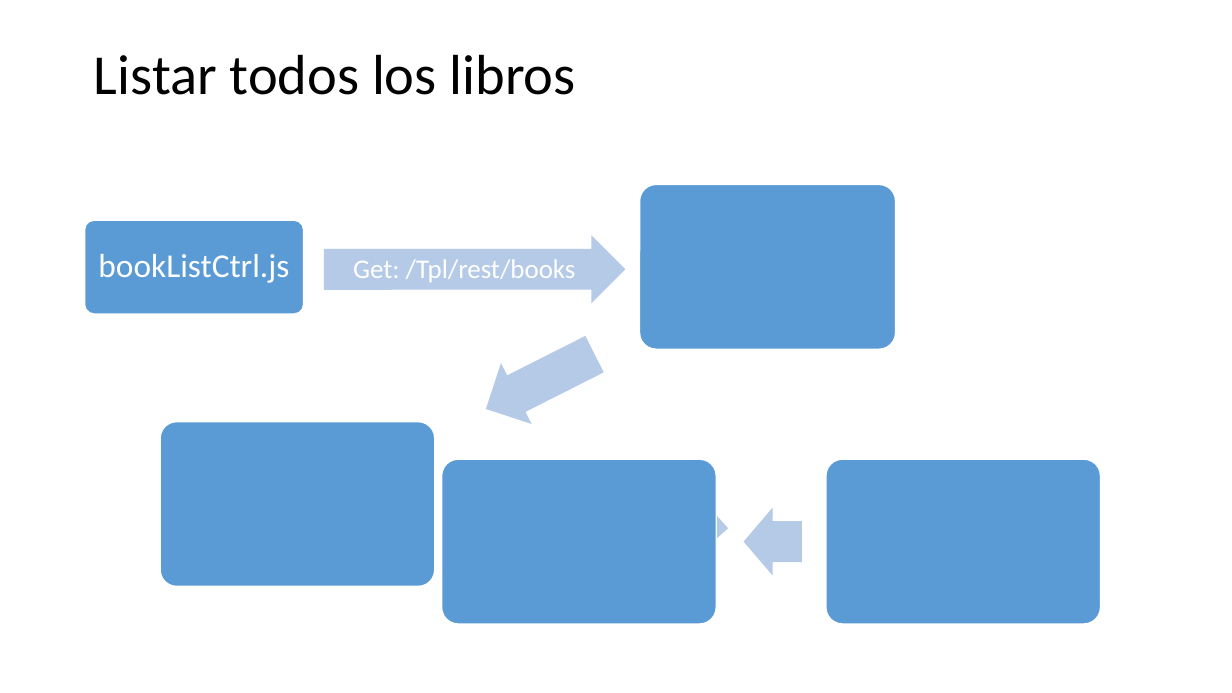
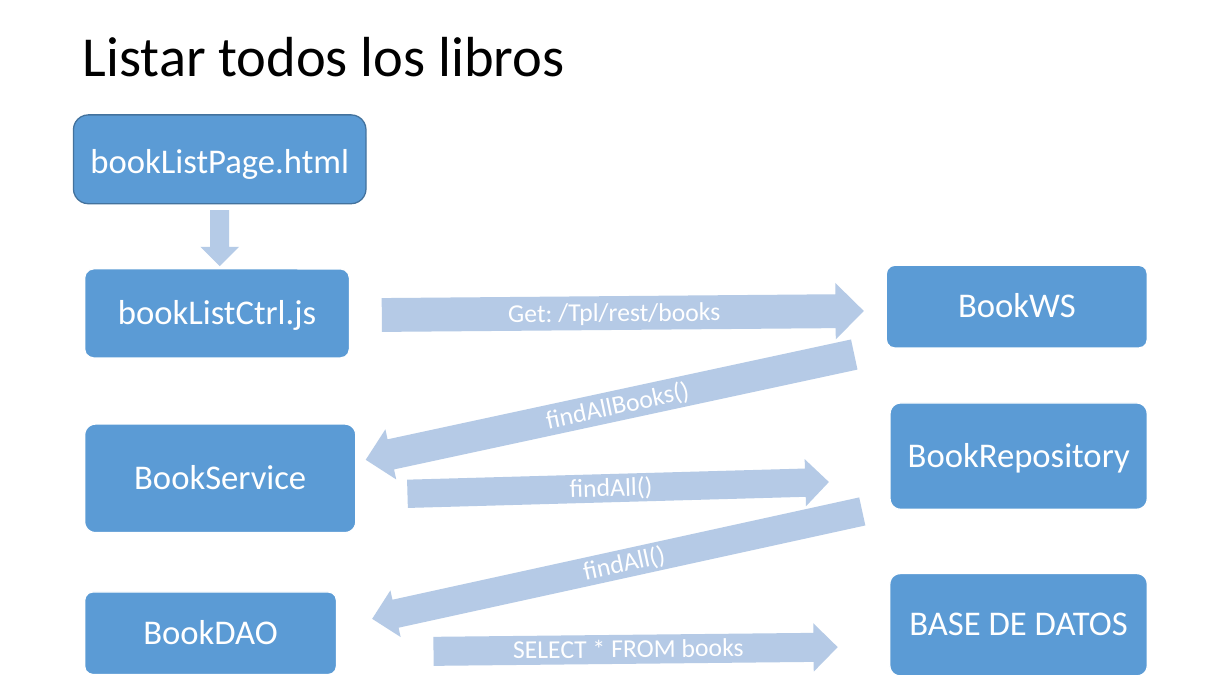
Before and after one commit to hexacta/HexactaLabs-Java, a slide deck: slide 2 of PPTS/Explicacion de la app.pptx. Drawn at 1232x693 pixels with LibreOffice and Linux fonts; fonts in the diff are those of the drawing. Boxes give left, top, right and bottom in pixels: in the first picture for what was removed or moved away, otherwise in the second. Text is boxed around its words. In the diff, an @@ line names an element or a change of style, - is before the commit and + after.

Commit message:
nueva ppt

```diff
--- a/PPTS/Explicacion de la app.pptx
+++ b/PPTS/Explicacion de la app.pptx
@@ title "Listar todos los libros": place and size @@
-title "Listar todos los libros" at bbox=[94, 54, 576, 95]
+title "Listar todos los libros" at bbox=[83, 36, 564, 77]
@@ rounded rectangle added at bbox=[73, 115, 366, 203], fill #5B9BD5, outline #43739E 1 pt, 27 pt, text #FFFFFF @@
+bookListPage.html
@@ down arrow added at bbox=[202, 211, 238, 265], fill #B5CBE7, outline #B5CBE7 1 pt @@
@@ rounded rectangle: place and size @@
-rounded rectangle at bbox=[85, 220, 304, 313]
+rounded rectangle at bbox=[85, 269, 350, 358]
@@ text "bookListCtrl.js": place and size @@
-text "bookListCtrl.js" at bbox=[98, 254, 289, 283]
+text "bookListCtrl.js" at bbox=[118, 300, 316, 330]
@@ text "bookListCtrl.js" at bbox=[118, 300, 316, 330]: size 26 to 27 pt @@
@@ right arrow at bbox=[381, 283, 864, 343]: rotation 0 to 359 degrees @@
@@ text "Get: /Tpl/rest/books": place and size @@
-text "Get: /Tpl/rest/books" at bbox=[353, 259, 576, 282]
+text "Get: /Tpl/rest/books" at bbox=[508, 302, 720, 325]
@@ text "Get: /Tpl/rest/books" at bbox=[508, 302, 720, 325]: size 21 to 20 pt; rotation 0 to 359 degrees @@
@@ right arrow at bbox=[361, 329, 860, 485]: rotation 153 to 167 degrees @@
@@ rounded rectangle: place and size @@
-rounded rectangle at bbox=[640, 185, 896, 349]
+rounded rectangle at bbox=[890, 403, 1147, 509]
@@ rounded rectangle: place and size @@
-rounded rectangle at bbox=[160, 421, 434, 586]
+rounded rectangle at bbox=[85, 424, 356, 532]
@@ right arrow at bbox=[407, 459, 830, 518]: rotation 3 to 358 degrees @@
@@ rounded rectangle removed at bbox=[442, 459, 716, 624] @@
@@ right arrow removed at bbox=[744, 507, 802, 576] @@
@@ rounded rectangle: place and size @@
-rounded rectangle at bbox=[826, 459, 1101, 624]
+rounded rectangle at bbox=[890, 574, 1148, 677]
@@ group added at bbox=[85, 265, 1147, 675]: 9 texts, 2 rounded rectangles, 2 right arrows @@
+BookWS
+findAllBooks()
+BookService
+findAll()
+BookRepository
+findAll()
+BookDAO
+SELECT * FROM books
+BASE DE DATOS
```
Also in this commit, not shown: 1 other file.
